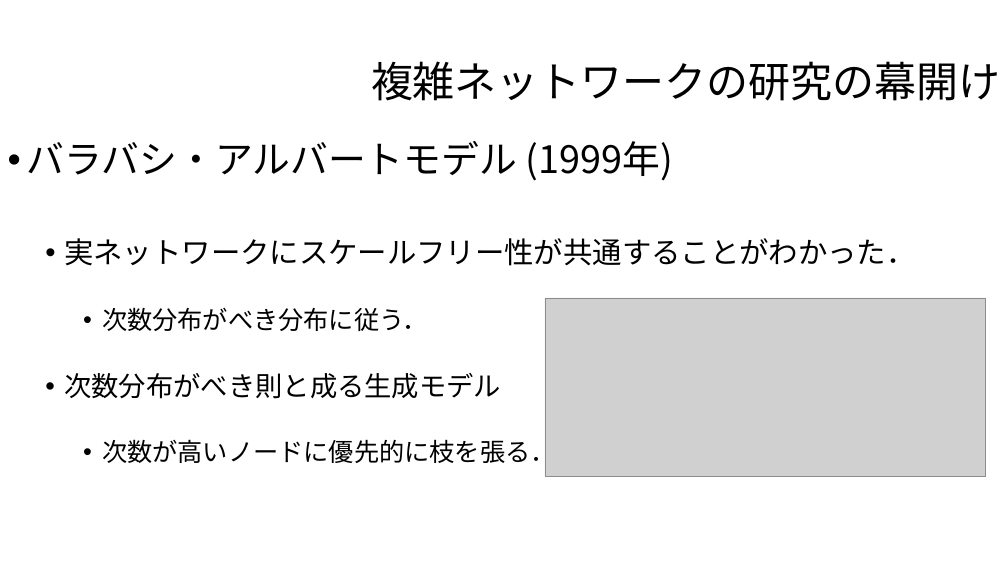
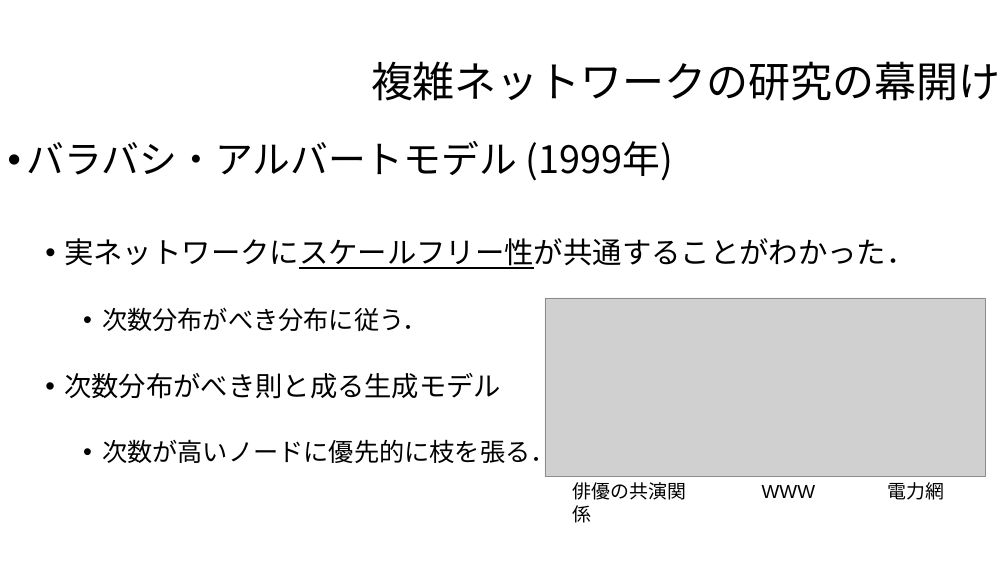
Before and after one commit to hiragaatsuya/trial_shudolab_2019, a slide deck: slide 6 of 第1回スライド.pptx (slide 7 before the commit). Drawn at 1008x567 pixels with LibreOffice and Linux fonts; fonts in the diff are those of the drawing; grey boxes stand for pictures; background and template pictures are left out. Boxes give left, top, right and bottom in pixels: in the first picture for what was removed or moved away, otherwise in the second. Text is boxed around its words. In the diff, an @@ line names an element or a change of style, - is before the commit and + after.

```diff
--- a/第1回スライド.pptx
+++ b/第1回スライド.pptx
@@ text at [64, 238, 915, 269]: underline on in "実ネットワークにスケールフリー性が共通することがわかった．" @@
@@ text added at [573, 482, 686, 523], 18 pt, text #000000 @@
+俳優の共演関係
@@ text added at [762, 485, 815, 498], 18 pt, text #000000 @@
+WWW
@@ text added at [887, 482, 944, 500], 18 pt, text #000000 @@
+電力網
```
Also in this commit, not shown: 5 other slides changed, 2 other files.
